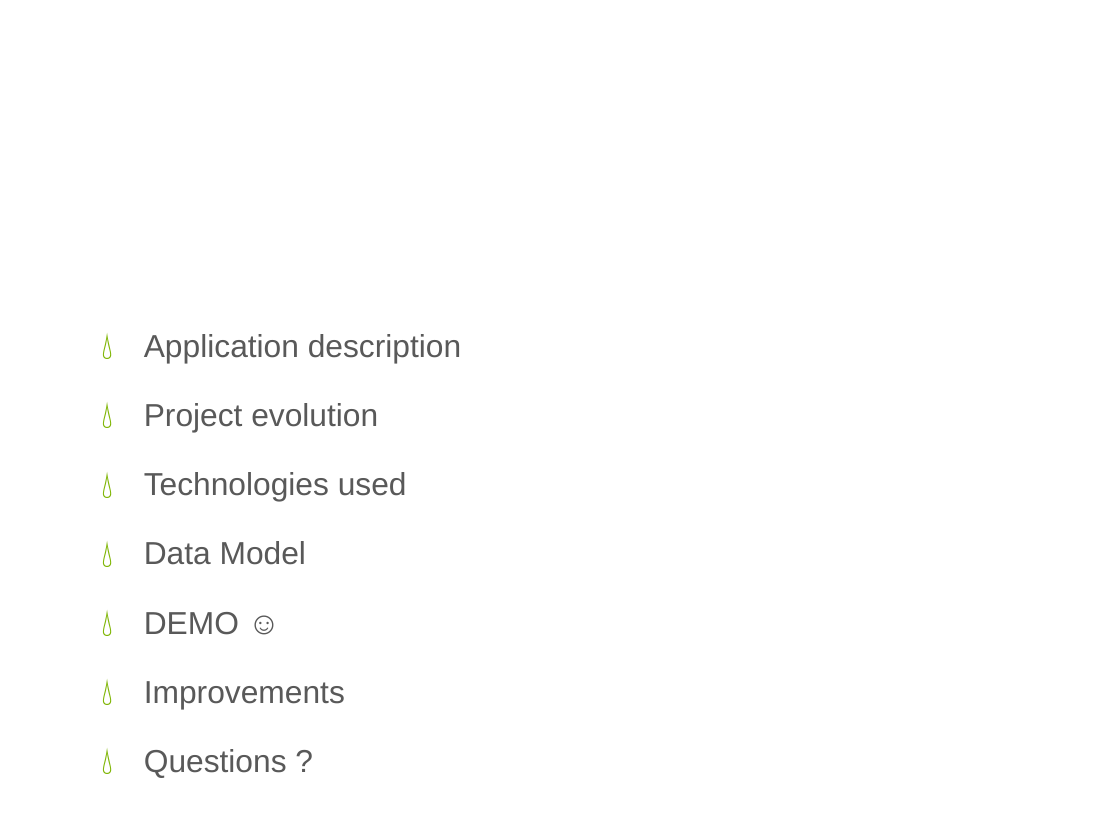
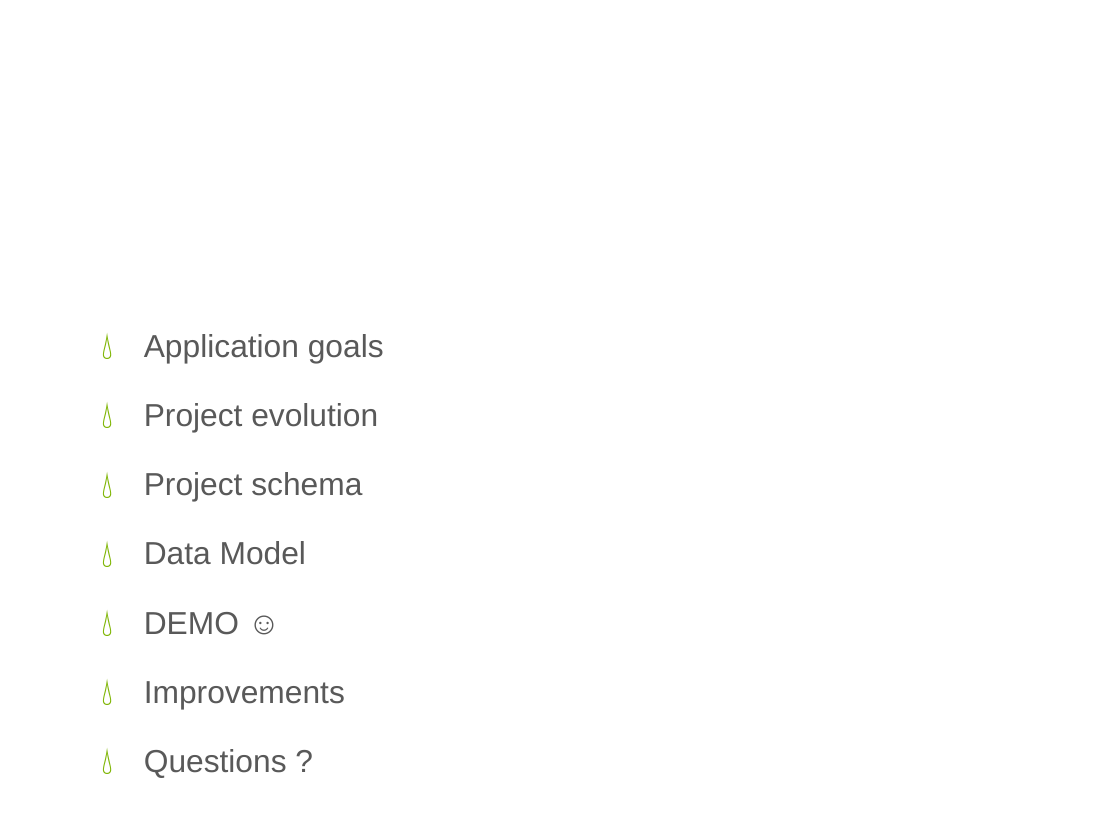
Before and after one commit to tbcdns/CyberCoach, a slide deck: slide 2 of doc/Presentation.pptx. Drawn at 1120x840 pixels with LibreOffice and Linux fonts; fonts in the diff are those of the drawing; background and template pictures are left out. Boxes give left, top, right and bottom in pixels: in the first picture for what was removed or moved away, otherwise in the second. Text is boxed around its words. In the diff, an @@ line names an element or a change of style, - is before the commit and + after.

```diff
--- a/doc/Presentation.pptx
+++ b/doc/Presentation.pptx
@@ text at <box>144,334,384,363</box>: text changed @@
-💧 Application description
+💧 Application goals
@@ text at <box>144,472,362,501</box>: text changed @@
-💧 Technologies used
+💧 Project schema
```
Also in this commit, not shown: 6 other slides changed, 4 other files.
